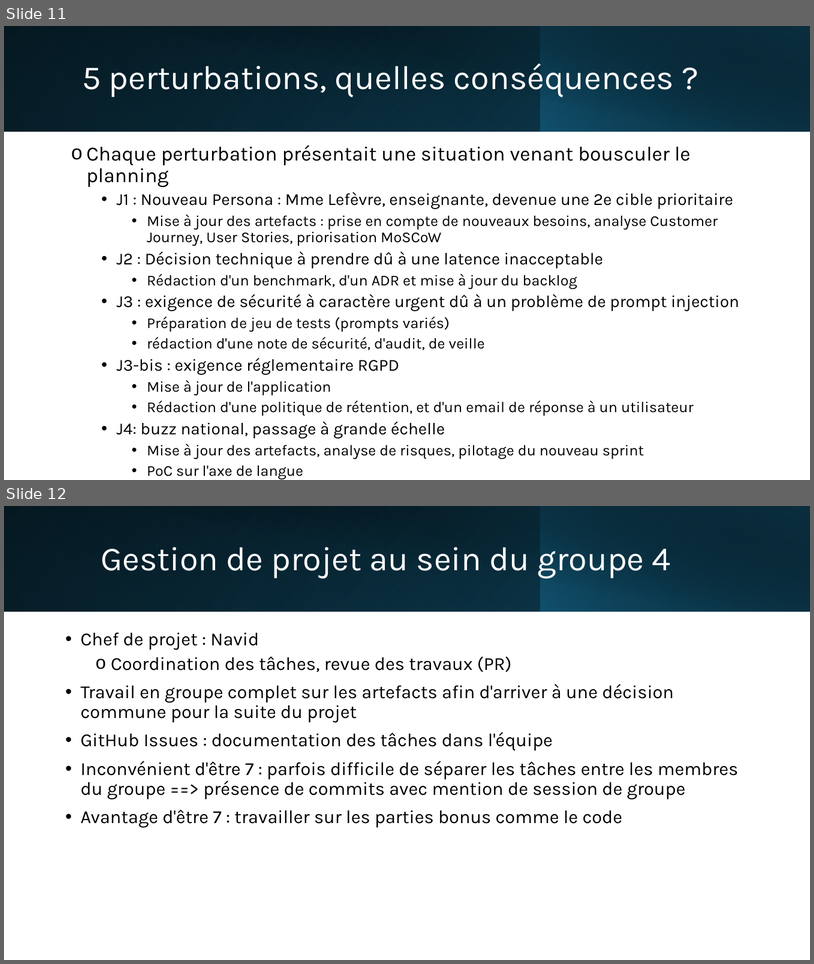
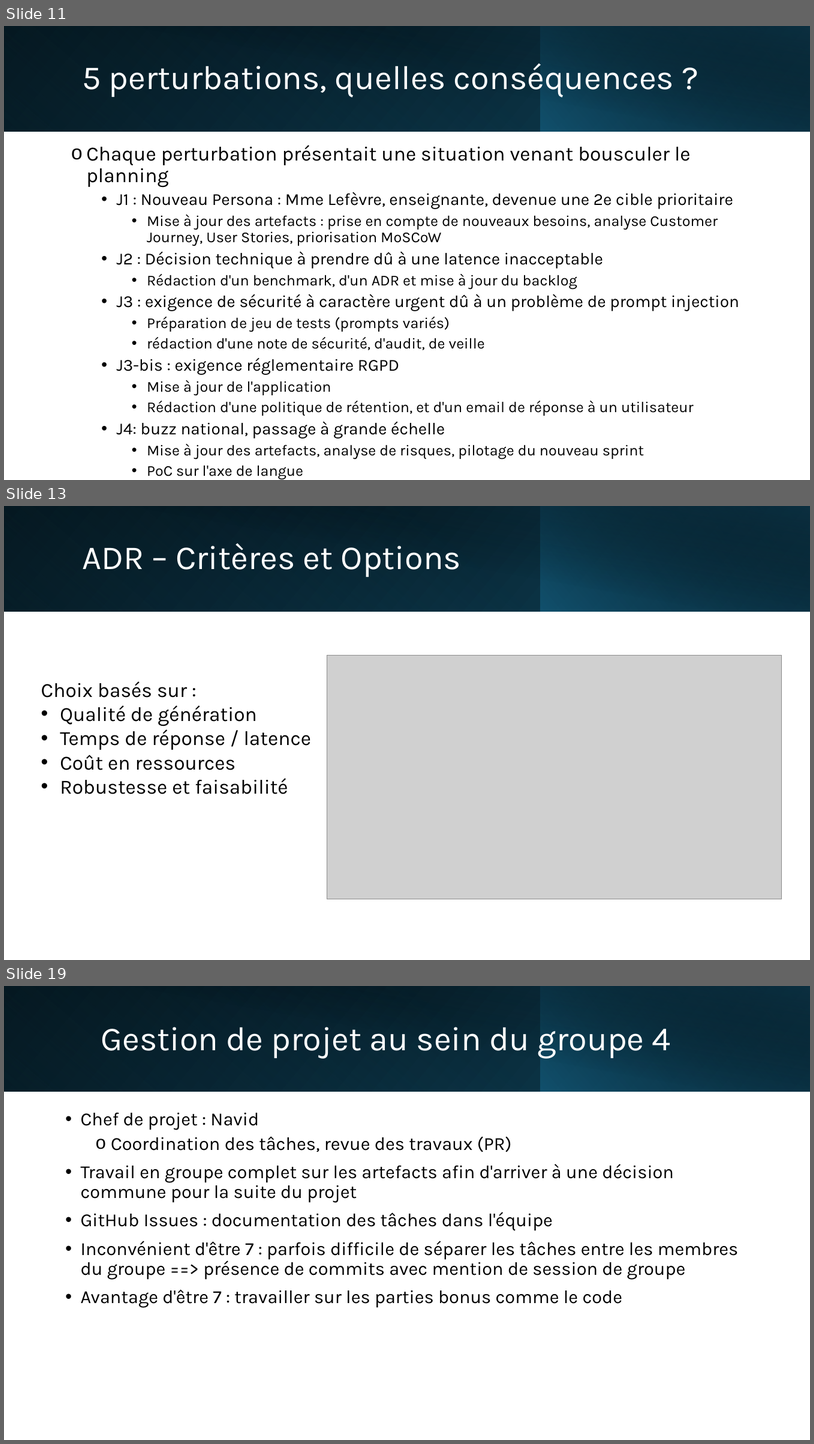
Before and after one commit to EQUIPE-4-APOCALIPSSI/IPSSI_APOCAL_KIT, a slide deck: docs/soutenance/Soutenance_EQUIPE-4_APOCALIPSSI.pptx. Shown one above the other, each under a label of ours: slides 11 and 12 before the commit, slides 11, 13 and 19 after it; the slides between them are not shown. The pictures are 814x964 and 814x1444 pixels, drawn with LibreOffice and Linux fonts; fonts in the diff are those of the drawing; grey boxes stand for pictures. Boxes give left, top, right and bottom in pixels: in the first picture for what was removed or moved away, otherwise in the second. Text is boxed around its words. In the diff, an @@ line names an element or a change of style, - is before the commit and + after.

```diff
--- a/docs/soutenance/Soutenance_EQUIPE-4_APOCALIPSSI.pptx
+++ b/docs/soutenance/Soutenance_EQUIPE-4_APOCALIPSSI.pptx
@@ slide 13 added at box(4, 506, 810, 960), background #FFFFFF @@
@@ rectangle added at box(4, 506, 810, 611), fill gradient #000000 to #104862 @@
@@ rectangle added at box(4, 506, 541, 611), fill gradient #156082 to #0B3041 @@
@@ rectangle added at box(34, 506, 810, 612), fill gradient #000000 to #0B3041 @@
@@ rectangle added at box(540, 506, 810, 611), fill gradient #156082 to #000000 @@
@@ title added at box(82, 543, 461, 577), 40 pt, text #FFFFFF @@
+ADR – Critères et Options
@@ picture added at box(327, 655, 782, 899) @@
@@ text added at box(41, 681, 312, 794), 24 pt, text #000000 @@
+Choix basés sur :
+• Qualité de génération
+• Temps de réponse / latence
+• Coût en ressources
+• Robustesse et faisabilité
@@ what was slide 12 is now slide 19 @@
```
Also in this commit, not shown: 4 slides changed, 7 other slides added.
